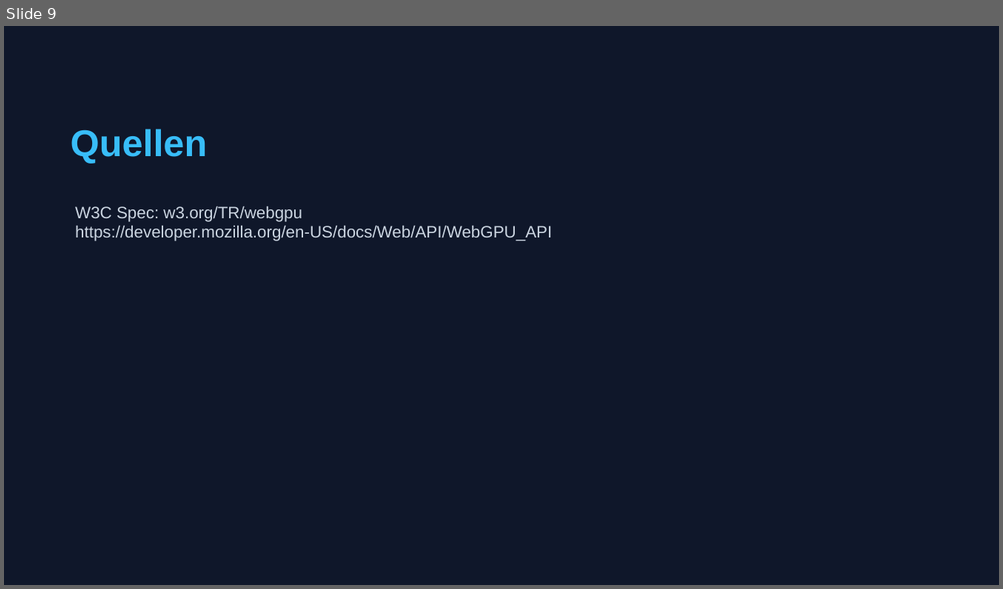
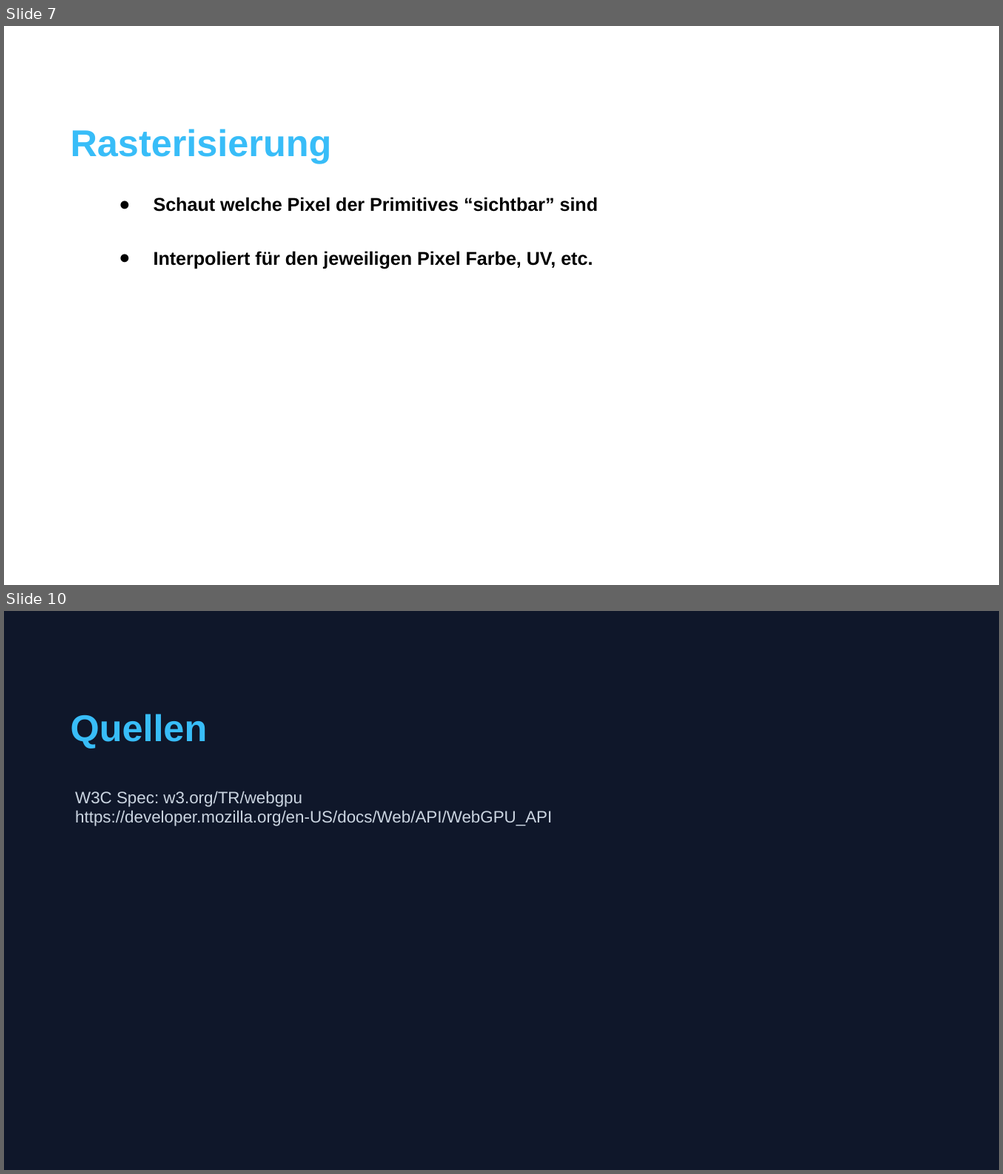
Before and after one commit to traum3rei/concepts-of-go, a slide deck: Zwischenpräsentation/WebGPU Technischer Überblick.pptx. Shown one above the other, each under a label of ours: slide 9 before the commit, slides 7 and 10 after it; the slides between them are not shown. The pictures are 1003x589 and 1003x1174 pixels, drawn with LibreOffice and Linux fonts; fonts in the diff are those of the drawing. Boxes give left, top, right and bottom in pixels: in the first picture for what was removed or moved away, otherwise in the second. Text is boxed around its words. In the diff, an @@ line names an element or a change of style, - is before the commit and + after.

```diff
--- a/Zwischenpräsentation/WebGPU Technischer Überblick.pptx
+++ b/Zwischenpräsentation/WebGPU Technischer Überblick.pptx
@@ slide 7 added at bbox=[4, 26, 999, 585], background #FFFFFF @@
@@ text added at bbox=[71, 129, 332, 164], 27 pt, text #38BDF8, bold @@
+Rasterisierung
@@ text added at bbox=[153, 197, 598, 269], 13.5 pt, text #000000, bold @@
+● Schaut welche Pixel der Primitives “sichtbar” sind
+● Interpoliert für den jeweiligen Pixel Farbe, UV, etc.
@@ what was slide 9 is now slide 10 @@
```
Also in this commit, not shown: 7 slides changed, 1 other slide added, 1 slide removed, 3 other files.
